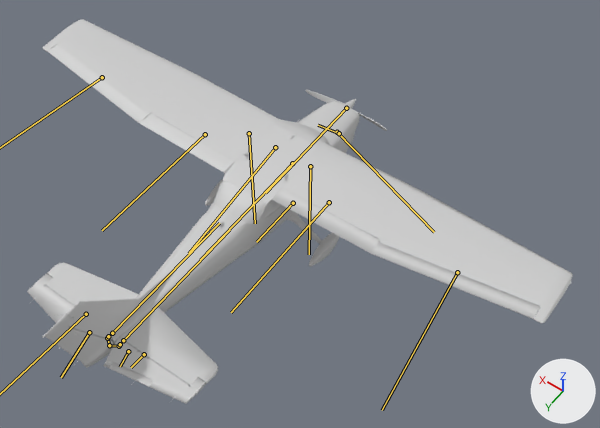
Renders of the FBX model Unity_PlanePreFlightCheck/Assets/_/ART/3D/3DModels/Plane/3D_Cessna_172.fbx from each side of a commit.
Both versions are drawn from a camera (50 mm lens) standing at (-6.31, 8.59, 13.28) and looking at (-0.98, 1.13, 1.55). Every picture has the same lights, and +X, +Y and +Z are marked at lower right. The picture after the commit comes second. Both versions are drawn at the pose saved in each file; the numbers are the values there. The bones that change, and the others that lie on the model, are drawn over the model as lines.

The first picture shows 'SM_CESSNA'.
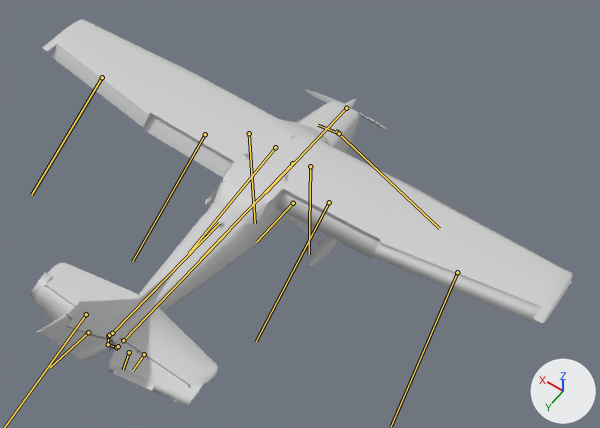
Changed parts and their boxes (x1, y1, x2, y2) in the pictures (600 x 428 px):
'SM_CESSNA', posed: before (27, 19, 573, 403); after (30, 19, 573, 406)
bone 'FLAP.L', root to tip: before (205, 134) to (102, 230); after (205, 134) to (132, 261)
bone 'RUDDER', root to tip: before (89, 332) to (61, 377); after (88, 332) to (50, 367)
bone 'RUDDER_CABLE.R', root to tip: before (120, 344) to (121, 343); after (118, 346) to (119, 344)
bone 'FLAP.R', root to tip: before (329, 202) to (231, 312); after (329, 202) to (256, 341)
bone 'AILERON.R', root to tip: before (457, 272) to (382, 410); after (457, 272) to (391, 426)
bone 'ELEVATOR.R', root to tip: before (144, 354) to (131, 367); after (144, 354) to (133, 370)

The change in detail:
Bone 'FLAP.L' (bone_flap_l) turns from (0, 0, 0) to (-34, -1, -1) degrees about its own x, y and z.
Bone 'AILERON.L' (bone_aileron_l) turns from (0, 0, 0) to (-36, 0, -1) degrees about its own x, y and z.
Bone 'RUDDER' (bone_rudder) moves from (0.0, 0.0, 0.0) to (0.02, 0.01, 0.0).
Bone 'RUDDER' (bone_rudder) turns from (0, 0, 0) to (0, 1, -17) degrees about its own x, y and z.
Bone 'RUDDER_CABLE.R' (bone_rudder_cable_r) turns from (0, 0, 0) to (7, -1, 12) degrees about its own x, y and z.
Bone 'RUDDER_CABLE.R' (bone_rudder_cable_r) is rescaled from (1.0, 1.0, 1.0) to (0.82, 1.5, 0.82).
Bone 'ELEVATOR.L' (bone_elevator_l) moves from (0.0, 0.0, 0.0) to (0.0, 0.0, -0.01).
Bone 'ELEVATOR.L' (bone_elevator_l) turns from (0, 0, 0) to (-23, 0, 0) degrees about its own x, y and z.
Bone 'FLAP.R' (bone_flap_r) turns from (0, 0, 0) to (-34, 1, 1) degrees about its own x, y and z.
Bone 'AILERON.R' (bone_aileron_r) turns from (0, 0, 0) to (-36, 0, 1) degrees about its own x, y and z.
Bone 'ELEVATOR.R' (bone_elevator_r) moves from (0.0, 0.0, 0.0) to (0.0, 0.0, -0.01).
Bone 'ELEVATOR.R' (bone_elevator_r) turns from (0, 0, 0) to (-23, 0, 0) degrees about its own x, y and z.
